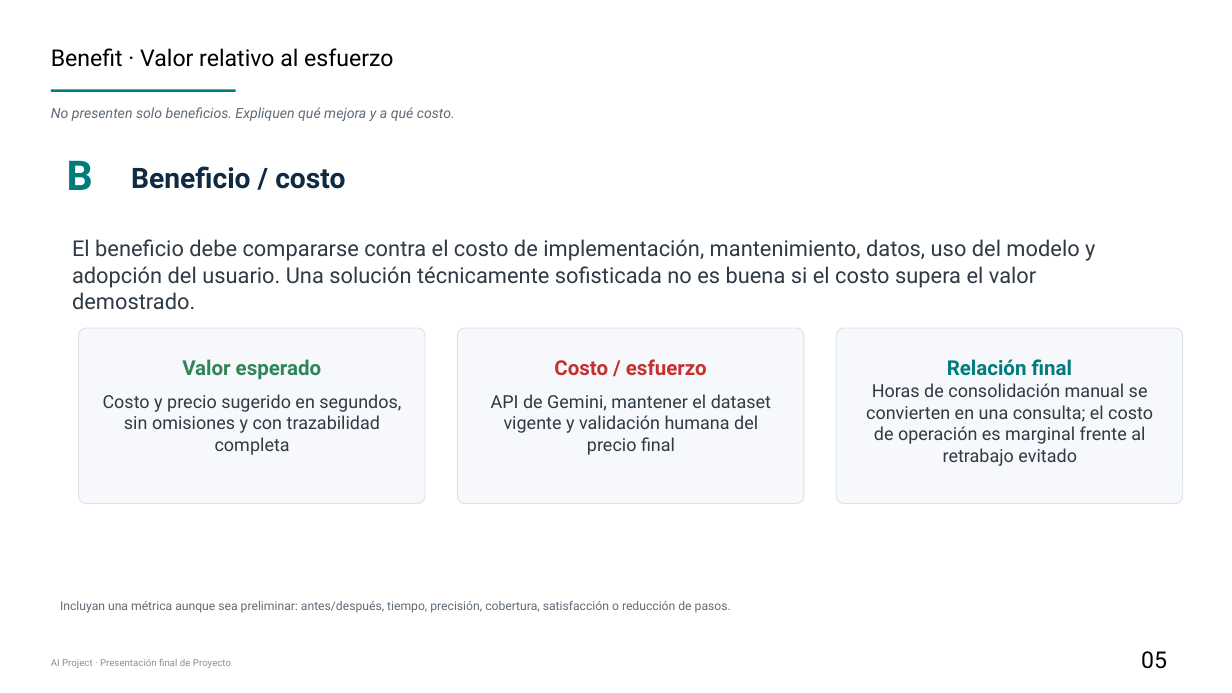
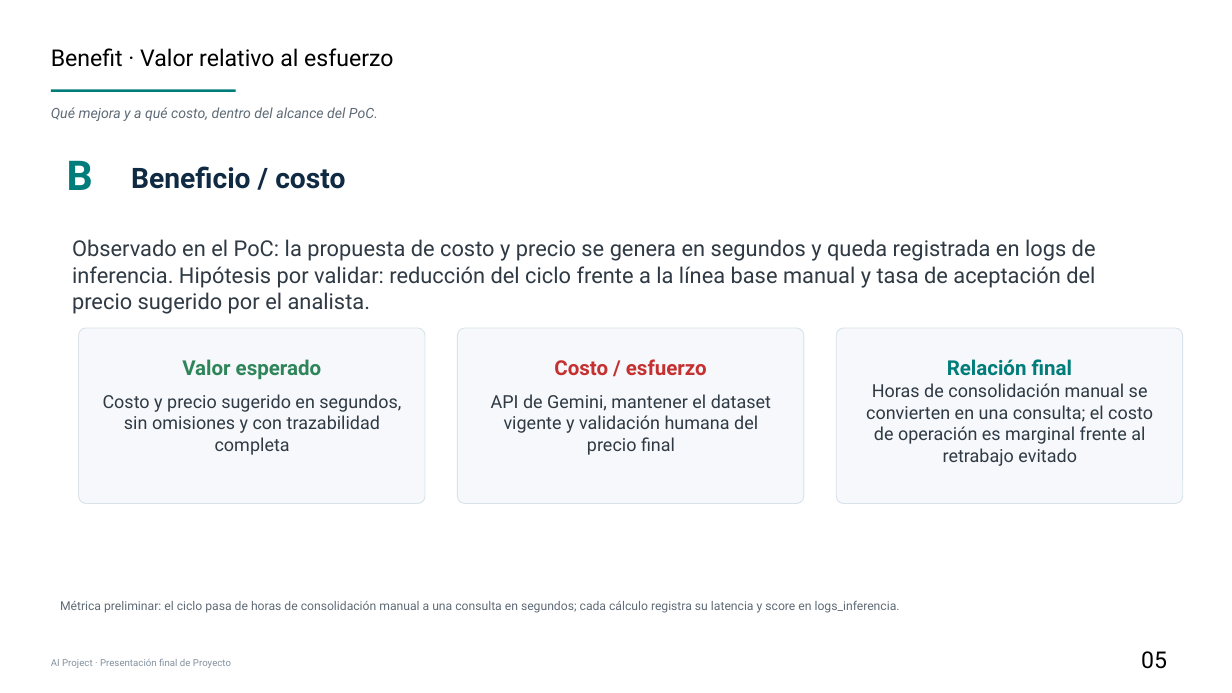
Before and after one commit to IsmaelFlamenco/finalProyectBSG-Ismael, a slide deck: slide 6 of PitchFinalNABC_AgenteCostosEditoriales.pptx. Drawn at 1232x693 pixels with LibreOffice and Linux fonts; fonts in the diff are those of the drawing. Boxes give left, top, right and bottom in pixels: in the first picture for what was removed or moved away, otherwise in the second. Text is boxed around its words. In the diff, an @@ line names an element or a change of style, - is before the commit and + after.

```diff
--- a/PitchFinalNABC_AgenteCostosEditoriales.pptx
+++ b/PitchFinalNABC_AgenteCostosEditoriales.pptx
@@ text at (51,107,378,121): text changed @@
-No presenten solo beneficios. Expliquen qué mejora y a qué costo.
+Qué mejora y a qué costo, dentro del alcance del PoC.
@@ text at (72,239,1096,314): text changed @@
-El beneficio debe compararse contra el costo de implementación, mantenimiento, datos, uso del modelo y adopción del usuario. Una solución técnicamente sofisticada no es buena si el costo supera el valor demostrado.
+Observado en el PoC: la propuesta de costo y precio se genera en segundos y queda registrada en logs de inferencia. Hipótesis por validar: reducción del ciclo frente a la línea base manual y tasa de aceptación del precio sugerido por el analista.
@@ text at (60,601,900,613): text changed @@
-Incluyan una métrica aunque sea preliminar: antes/después, tiempo, precisión, cobertura, satisfacción o reducción de pasos.
+Métrica preliminar: el ciclo pasa de horas de consolidación manual a una consulta en segundos; cada cálculo registra su latencia y score en logs_inferencia.
```
Also in this commit, not shown: 7 other slides changed, 4 other files.
